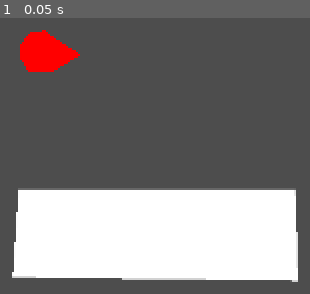
Above: before the commit, frame 1.
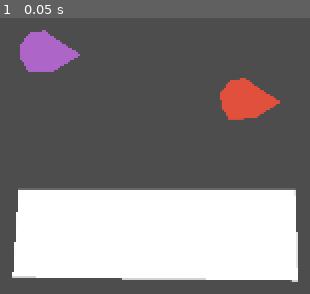
Above: after the commit, the same moment.

Repository: noxytrux/BooRocky
Game: Godot game, scene res://scenes/main.tscn
Same seed, same stepped clock (60 frames per second), same inputs: the game is played once before the commit and once after it.
Inputs:
- Up to frame 1 (0.05 s): no input

The runs differ from the first frame. In frame 1, 3.9% of the frame differs, in the area x 6-91%, y 4-37%.

Commit message:
Implemented 2 players having separate inputs

Diff:
--- a/project.godot
+++ b/project.godot
@@ -32,42 +32,78 @@
 "events": [Object(InputEventKey,"resource_local_to_scene":false,"resource_name":"","device":-1,"window_id":0,"alt_press …(195 unchanged characters)…
 ]
 }
-Left={
+PadLeft={
 "deadzone": 0.5,
 "events": [Object(InputEventJoypadMotion,"resource_local_to_scene":false,"resource_name":"","device":-1,"axis":0,"axis_value":-1.0,"script":null)
 , Object(InputEventJoypadButton,"resource_local_to_scene":false,"resource_name":"","device":-1,"button_index":13,"pressure":0.0,"pressed":true,"script":null)
-, Object(InputEventKey,"resource_local_to_scene":false,"resource_name":"","device":-1,"window_id":0,"alt_pressed":false,"shift_pressed":false,"ctrl_pressed":false,"meta_pressed":false,"pressed":false,"keycode":0,"physical_keycode":65,"key_label":0,"unicode":97,"location":0,"echo":false,"script":null)
+]
+}
+PadRight={
+"deadzone": 0.5,
+"events": [Object(InputEventJoypadMotion,"resource_local_to_scene":false,"resource_name":"","device":-1,"axis":0,"axis_value":1.0,"script":null)
+, Object(InputEventJoypadButton,"resource_local_to_scene":false,"resource_name":"","device":-1,"button_index":14,"pressure":0.0,"pressed":true,"script":null)
+]
+}
+PadDown={
+"deadzone": 0.5,
+"events": [Object(InputEventJoypadButton,"resource_local_to_scene":false,"resource_name":"","device":-1,"button_index":12,"pressure":0.0,"pressed":true,"script":null)
+, Object(InputEventJoypadMotion,"resource_local_to_scene":false,"resource_name":"","device":-1,"axis":1,"axis_value":1.0,"script":null)
+]
+}
+PadUp={
+"deadzone": 0.5,
+"events": [Object(InputEventJoypadMotion,"resource_local_to_scene":false,"resource_name":"","device":-1,"axis":1,"axis_value":-1.0,"script":null)
+, Object(InputEventJoypadButton,"resource_local_to_scene":false,"resource_name":"","device":-1,"button_index":11,"pressure":0.0,"pressed":true,"script":null)
+]
+}
+PadButton1={
+"deadzone": 0.5,
+"events": [Object(InputEventJoypadButton,"resource_local_to_scene":false,"resource_name":"","device":-1,"button_index":0,"pressure":0.0,"pressed":true,"script":null)
+]
+}
+PadButton2={
+"deadzone": 0.5,
+"events": [Object(InputEventJoypadButton,"resource_local_to_scene":false,"resource_name":"","device":-1,"button_index":2,"pressure":0.0,"pressed":true,"script":null)
+]
+}
+W={
+"deadzone": 0.5,
+"events": [Object(InputEventKey,"resource_local_to_scene":false,"resource_name":"","device":-1,"window_id":0,"alt_pressed":false,"shift_pressed":false,"ctrl_pressed":false,"meta_pressed":false,"pressed":false,"keycode":0,"physical_keycode":87,"key_label":0,"unicode":119,"location":0,"echo":false,"script":null)
+]
+}
+S={
+"deadzone": 0.5,
+"events": [Object(InputEventKey,"resource_local_to_scene":false,"resource_name":"","device":-1,"window_id":0,"alt_pressed":false,"shift_pressed":false,"ctrl_pressed":false,"meta_pressed":false,"pressed":false,"keycode":0,"physical_keycode":83,"key_label":0,"unicode":115,"location":0,"echo":false,"script":null)
+]
+}
+A={
+"deadzone": 0.5,
+"events": [Object(InputEventKey,"resource_local_to_scene":false,"resource_name":"","device":-1,"window_id":0,"alt_pressed":false,"shift_pressed":false,"ctrl_pressed":false,"meta_pressed":false,"pressed":false,"keycode":0,"physical_keycode":65,"key_label":0,"unicode":97,"location":0,"echo":false,"script":null)
+]
+}
+D={
+"deadzone": 0.5,
+"events": [Object(InputEventKey,"resource_local_to_scene":false,"resource_name":"","device":-1,"window_id":0,"alt_pressed":false,"shift_pressed":false,"ctrl_pressed":false,"meta_pressed":false,"pressed":false,"keycode":0,"physical_keycode":68,"key_label":0,"unicode":100,"location":0,"echo":false,"script":null)
+]
+}
+Left={
+"deadzone": 0.5,
+"events": [Object(InputEventKey,"resource_local_to_scene":false,"resource_name":"","device":-1,"window_id":0,"alt_pressed":false,"shift_pressed":false,"ctrl_pressed":false,"meta_pressed":false,"pressed":false,"keycode":0,"physical_keycode":4194319,"key_label":0,"unicode":0,"location":0,"echo":false,"script":null)
 ]
 }
 Right={
 "deadzone": 0.5,
-"events": [Object(InputEventJoypadMotion,"resource_local_to_scene":false,"resource_name":"","device":-1,"axis":0,"axis_value":1.0,"script":null)
-, Object(InputEventJoypadButton,"resource_local_to_scene":false,"resource_name":"","device":-1,"button_index":14,"pressure":0.0,"pressed":true,"script":null)
-, Object(InputEventKey,"resource_local_to_scene":false,"resource_name":"","device":-1,"window_id":0,"alt_pressed":false,"shift_pressed":false,"ctrl_pressed":false,"meta_pressed":false,"pressed":false,"keycode":0,"physical_keycode":68,"key_label":0,"unicode":100,"location":0,"echo":false,"script":null)
+"events": [Object(InputEventKey,"resource_local_to_scene":false,"resource_name":"","device":-1,"window_id":0,"alt_pressed":false,"shift_pressed":false,"ctrl_pressed":false,"meta_pressed":false,"pressed":false,"keycode":0,"physical_keycode":4194321,"key_label":0,"unicode":0,"location":0,"echo":false,"script":null)
+]
+}
+Up={
+"deadzone": 0.5,
+"events": [Object(InputEventKey,"resource_local_to_scene":false,"resource_name":"","device":-1,"window_id":0,"alt_pressed":false,"shift_pressed":false,"ctrl_pressed":false,"meta_pressed":false,"pressed":false,"keycode":0,"physical_keycode":4194320,"key_label":0,"unicode":0,"location":0,"echo":false,"script":null)
 ]
 }
 Down={
 "deadzone": 0.5,
-"events": [Object(InputEventKey,"resource_local_to_scene":fa …(140 unchanged characters)… d":false,"keycode":0,"physical_keycode":83,"key_label":0,"unicode":115,"location":0,"echo":false,"script":null)
-, Object(InputEventJoypadButton,"resource_local_to_scene":false,"resource_name":"","device":-1,"button_index":12,"pressure":0.0,"pressed":true,"script":null)
-, Object(InputEventJoypadMotion,"resource_local_to_scene":false,"resource_name":"","device":-1,"axis":1,"axis_value":1.0,"script":null)
-]
-}
-Up={
-"deadzone": 0.5,
-"events": [Object(InputEventKey,"resource_local_to_scene":false,"resource_name":"","device":-1,"window_id":0,"alt_pressed":false,"shift_pressed":false,"ctrl_pressed":false,"meta_pressed":false,"pressed":false,"keycode":0,"physical_keycode":87,"key_label":0,"unicode":119,"location":0,"echo":false,"script":null)
-, Object(InputEventJoypadMotion,"resource_local_to_scene":false,"resource_name":"","device":-1,"axis":1,"axis_value":-1.0,"script":null)
-, Object(InputEventJoypadButton,"resource_local_to_scene":false,"resource_name":"","device":-1,"button_index":11,"pressure":0.0,"pressed":true,"script":null)
-]
-}
-Button1={
-"deadzone": 0.5,
-"events": [Object(InputEventJoypadButton,"resource_local_to_scene":false,"resource_name":"","device":-1,"button_index":0,"pressure":0.0,"pressed":true,"script":null)
-]
-}
-Button2={
-"deadzone": 0.5,
-"events": [Object(InputEventJoypadButton,"resource_local_to_scene":false,"resource_name":"","device":-1,"button_index":2,"pressure":0.0,"pressed":true,"script":null)
+"events": [Object(InputEventKey,"resource_local_to_scene":fa …(140 unchanged characters)… d":false,"keycode":0,"physical_keycode":4194322,"key_label":0,"unicode":0,"location":0,"echo":false,"script":null)
 ]
 }
 
--- a/scenes/main.tscn
+++ b/scenes/main.tscn
@@ -12,6 +12,21 @@
 [node name="Camera2D" type="Camera2D" parent="."]
 
 [node name="Player" parent="." instance=ExtResource("2_grrq8")]
+color = Color(0.679969, 0.399265, 0.787527, 1)
+input_action_left = "PadLeft"
+input_action_right = "PadRight"
+input_action_up = "PadUp"
+input_action_down = "PadDown"
+input_action_1 = "PadButton1"
+input_action_2 = "PadButton2"
+
+[node name="Player2" parent="." instance=ExtResource("2_grrq8")]
+position = Vector2(241, 57)
+color = Color(0.886169, 0.316286, 0.240012, 1)
+input_action_left = "A"
+input_action_right = "D"
+input_action_up = "W"
+input_action_down = "S"
 
 [node name="Temporary obstacle" type="Node2D" parent="."]
 
--- a/scripts/player.gd
+++ b/scripts/player.gd
@@ -1,11 +1,19 @@
 extends CharacterBody2D
 
 const SPEED := 500.0
+@export var color := Color.RED
+@export var input_action_left := ""
+@export var input_action_right := ""
+@export var input_action_up := ""
+@export var input_action_down := ""
+@export var input_action_1 := ""
+@export var input_action_2 := ""
+@onready var polygon_2d: Polygon2D = $Polygon2D
 
 func _ready() -> void:
-	pass
+	polygon_2d.color = color
 
 func _physics_process(delta: float) -> void:
-	var dir = Input.get_vector("Left", "Right", "Up", "Down")
+	var dir = Input.get_vector(input_action_left, input_action_right, input_action_up, input_action_down)
 	velocity = dir * SPEED
 	move_and_slide()
